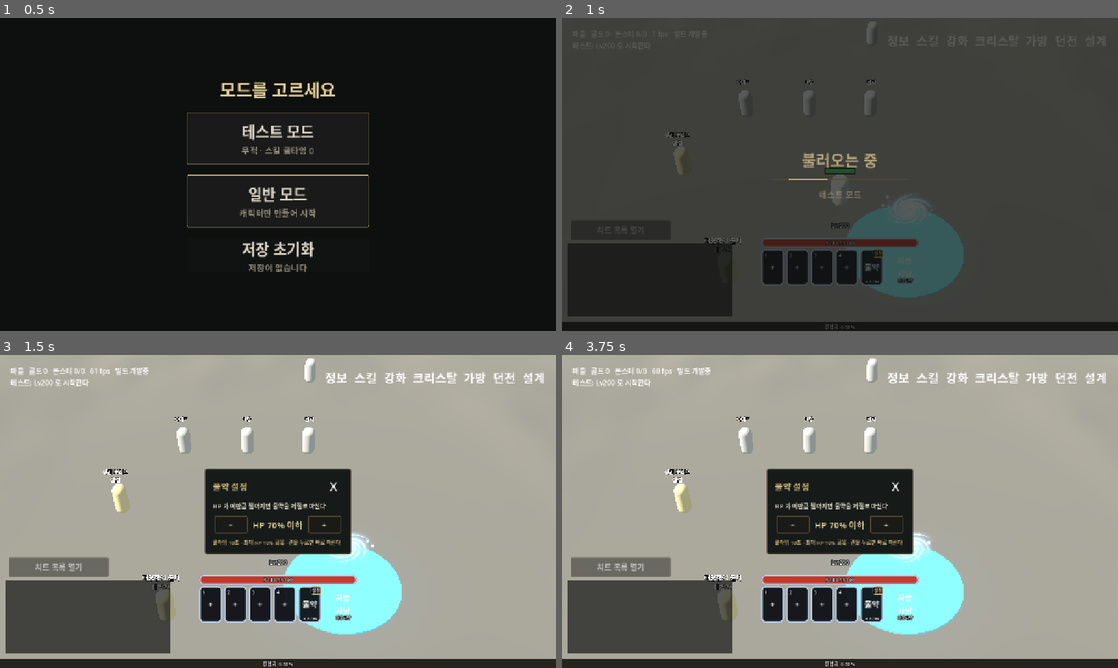
Above: before the commit, frames 1-4 (two rows, left to right).
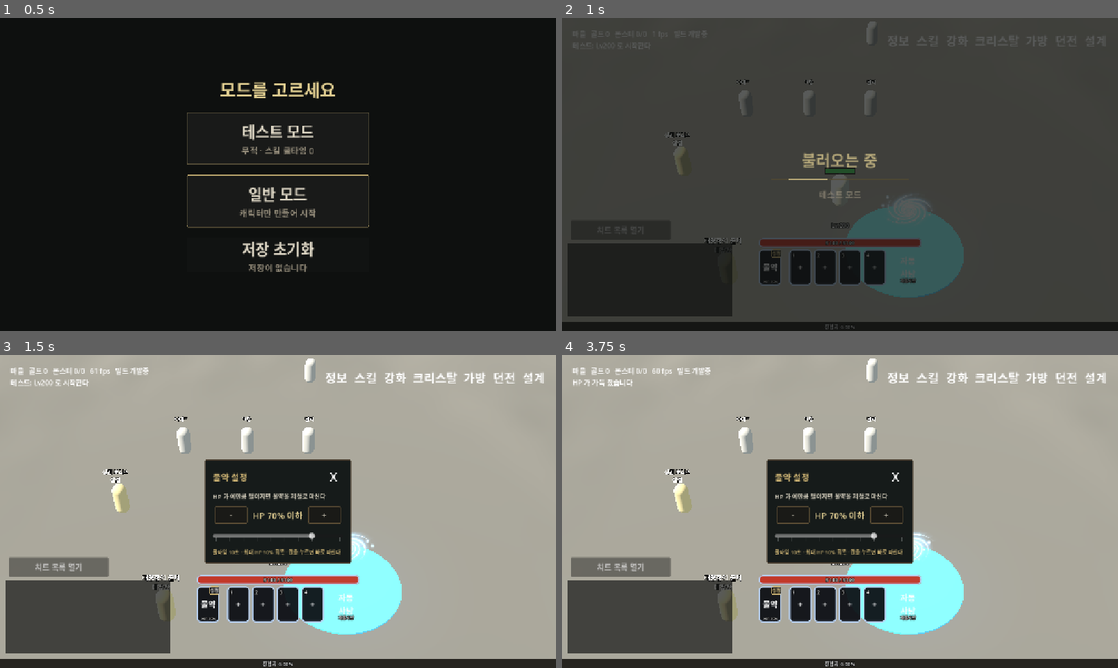
Above: after the commit, the same moments.

Repository: gogoalswo/MMORPG
Game: Godot game, scene res://start.tscn
The game is run twice, just before and just after one commit, with the same random seed, the same clock (stepped at 60 frames per second) and the same inputs.
Inputs (mouse positions are in pixels of both pictures, inside the frame that each line leads up to):
- Up to frame 1 (0.5 s): no input
- Up to frame 2 (1 s): click (840, 136) at 0.52 s
- Up to frame 3 (1.5 s): click "설정" at 1.25 s
- Up to frame 4 (3.75 s): click "−" (after the commit: "-") at 2 s; click "+" at 2.75 s; click (773, 605) at 3.52 s

Frame 1 is identical in both runs. In frame 2, 0.9% of the frame differs, in the area x 35-65%, y 70-86%; in frame 3, 4.9%; in frame 4, 5.1%, in the area x 2-65%, y 7-86%.

Commit message:
물약 칸을 퀵슬롯 왼쪽으로 · 물약 아이콘 · 설정 창 슬라이더 · '-' 단추 글자
- 물약 칸을 퀵슬롯 4칸 왼쪽으로 옮기고 AUTO_GAP 만큼 띄웠다 (스킬 칸으로 안 보이게).
- ui_icon_potion — 바르코로 뽑은 둥근 유리병·코르크·붉은 물약 (아이콘류 틀 + 참고 그림).
- 설정 창에 HSlider(0~90, 10 간격)를 더했다. 판정 값으로 손잡이를 맞춘다.
- 빼기 단추가 U+2212 라 폰트에 없어 빈 단추였다 → ASCII '-'.

Co-Authored-By: Claude Opus 5.5 <noreply@anthropic.com>
Claude-Session: https://claude.ai/code/session_01BKV8KMAajiuHF5YWHdTtAo

Diff:
--- a/godot/game/game.gd
+++ b/godot/game/game.gd
@@ -262,6 +262,7 @@
 ## 물약 설정 창 — 저절로 마실 HP % 를 고른다 (`_potion_step`)
 var _potion_panel: PanelContainer
 var _potion_pct_label: Label
+var _potion_slider: HSlider
 ## 테스트 스위치 단추 — 이름 → Button
 var _switch_buttons: Dictionary = {}
 ## 테스트 무적 단추. 글자는 **스냅샷(me.invincible)** 만 보고 그린다 (자동사냥과 같다)
@@ -2344,6 +2345,7 @@
 	dock.add_theme_constant_override("separation", 5)
 	column.add_child(dock)
 	_bar_buttons.clear()
+	_build_potion_cell(dock)
 	for slot in int(GameData.combat().get("skillBarSize", 4)):
 		var cell := _make_skill_cell(QUICK_CELL, "ui_quick_slot", _on_bar_pressed.bind(slot), QUICK_MARGIN)
 		cell.find_child("key", true, false).text = str(slot + 1)
@@ -2351,13 +2353,95 @@
 		_bar_buttons.append(cell)
 		_bar_cooling.append(false)
 
-	# 물약 — 퀵슬롯 바로 옆 (2026-09-26 요청). 누르면 마시고, 오른쪽 위 "설정" 으로
-	# 저절로 마실 HP % 를 고른다. 쿨타임은 스킬 칸과 같은 어둠·바늘로 돈다 (`_refresh_potion`)
+	# 자동사냥도 같은 칸이다 — 엄지가 퀵슬롯과 같은 높이에서 닿는다 (2026-09-19 요청).
+	# 켜지면 칸 위에서 화살표 고리가 돈다
+	# 퀵슬롯에서 한 뼘 띄운다 — 붙여 두면 다섯 번째 스킬 칸으로 보인다
+	var gap := Control.new()
+	gap.custom_minimum_size = Vector2(AUTO_GAP, 0)
+	gap.mouse_filter = Control.MOUSE_FILTER_IGNORE
+	dock.add_child(gap)
+
+	_auto_cell = _make_skill_cell(AUTO_CELL, "ui_quick_slot", _toggle_auto, QUICK_MARGIN)
+	# **테두리를 없앤다** (2026-09-20 요청) — 같은 테를 두르면 퀵슬롯과 구분이 안 된다
+	_auto_cell.add_theme_stylebox_override("panel", StyleBoxEmpty.new())
+	var auto_icon: TextureRect = _auto_cell.find_child("icon", true, false)
+	auto_icon.texture = _icon("ui_icon_auto")
+	if auto_icon.texture == null:
+		_auto_cell.find_child("text", true, false).text = "자동사냥"
+	var auto_inset: MarginContainer = auto_icon.get_parent()
+	for side in ["left", "right", "top", "bottom"]:
+		auto_inset.add_theme_constant_override("margin_" + side, AUTO_INSET)
+	# "자동"·"켜짐" 을 칸 테두리 위로 올린다 — 금테 칸은 테가 두꺼워 글자가 걸렸다
+	var auto_badge: MarginContainer = _auto_cell.find_child("badge", true, false).get_parent().get_parent()
+	# 칸이 작아진 뒤로는 바닥에 바짝 붙인다 — 가운데로 올라오면 검 손잡이와 겹친다
+	auto_badge.add_theme_constant_override("margin_bottom", 4)
+	dock.add_child(_auto_cell)
+
+	_auto_spin = TextureRect.new()
+	_auto_spin.texture = _icon("ui_auto_spin")
+	_auto_spin.expand_mode = TextureRect.EXPAND_IGNORE_SIZE
+	_auto_spin.stretch_mode = TextureRect.STRETCH_KEEP_ASPECT_CENTERED
+	_auto_spin.visible = false
+	_auto_spin.mouse_filter = Control.MOUSE_FILTER_IGNORE
+	# 고리 그림이 없으면 코드로 그린 화살표 둘이 돈다 — 에셋을 안 받은 사람도 보여야 한다
+	if _auto_spin.texture == null:
+		var drawn := SpinRing.new()
+		drawn.name = "drawn"
+		drawn.mouse_filter = Control.MOUSE_FILTER_IGNORE
+		drawn.set_anchors_preset(Control.PRESET_FULL_RECT)
+		_auto_spin.add_child(drawn)
+	# 고리를 바닥에서 띄운다 — 칸을 꽉 채우면 아래쪽 화살표가 "자동사냥" 글자와 겹친다
+	var spin_pad := MarginContainer.new()
+	spin_pad.mouse_filter = Control.MOUSE_FILTER_IGNORE
+	spin_pad.add_theme_constant_override("margin_bottom", SPIN_LIFT)
+	spin_pad.add_child(_auto_spin)
+	_auto_cell.add_child(spin_pad)
+	# 아이콘 바로 위, 글자 아래로 넣는다 — 맨 뒤에 두면 고리가 글자를 덮는다
+	_auto_cell.move_child(spin_pad, 1)
+
+	column.set_anchors_and_offsets_preset(Control.PRESET_CENTER_BOTTOM, Control.PRESET_MODE_MINSIZE, 16)
+	column.grow_horizontal = Control.GROW_DIRECTION_BOTH
+	column.grow_vertical = Control.GROW_DIRECTION_BEGIN
+
+	var menu := HBoxContainer.new()
+	menu.add_theme_constant_override("separation", 6)
+	_ui_root.add_child(menu)
+
+	# 오른쪽 위 — 스킬·가방. 아이콘만 남기고 글자를 뺐다 (2026-09-19 요청).
+	# 무엇인지는 그림으로 알린다 — 그림이 없으면 글자가 대신 나온다
+	_menu_cells = [
+		# 캐릭터 정보 — 스킬 왼쪽, 메뉴 맨 앞 (2026-09-25 요청 "상세 정보창을 따로 띄우고
+		# 버튼을 만들어"). 아직 그림이 없어 글자로 나온다
+		_icon_button("ui_icon_character", "정보", _toggle_char),
+		_icon_button("ui_icon_skill", "스킬", _toggle_skills),
+		# 강화 — 가방 왼쪽 옆 (2026-09-24 요청 "가방 ui 옆에 강화 ui 버튼 만들어").
+		# 오른쪽 옆은 던전 자리다. 아직 그림이 없어 글자로 나온다
+		_icon_button("ui_icon_enhance", "강화", _toggle_enhance),
+		# 크리스탈 강화 — 가방 바로 왼쪽 (2026-09-24 요청 "크리스탈 사용해서 강화하는 ui도 따로
+		# 버튼을 만들고 싶어. 가방 옆에"). 오른쪽 옆은 던전이라 강화를 한 칸 밀었다.
+		# UI 결 그림(`ui_icon_crystal`)이 아직 없어 가방 아이콘 `crystal.png` 를 쓴다
+		_icon_button("crystal", "크리스탈", _toggle_crystal),
+		_icon_button("ui_icon_bag", "가방", _toggle_bag),
+		# 던전 — 가방 바로 옆 (2026-09-23 요청). 아직 그림이 없어 글자로 나온다
+		_icon_button("ui_icon_dungeon", "던전", _toggle_dungeon),
+		_icon_button("", "설계", _toggle_debug),
+	]
+	for cell in _menu_cells:
+		menu.add_child(cell)
+	menu.set_anchors_and_offsets_preset(Control.PRESET_TOP_RIGHT, Control.PRESET_MODE_MINSIZE, 20)
+	menu.grow_horizontal = Control.GROW_DIRECTION_BEGIN
+
+
+## 물약 칸 — **퀵슬롯 왼쪽** (2026-09-26 요청: 처음엔 오른쪽 옆이었다가 "물약을 퀵슬롯 왼쪽에 두고").
+## 누르면 마시고, 오른쪽 위 "설정" 으로 저절로 마실 HP % 를 고른다. 쿨타임은 스킬 칸과 같은
+## 어둠·바늘로 돈다 (`_refresh_potion`). 퀵슬롯과 `AUTO_GAP` 만큼 띄운다 — 붙이면 다섯 번째
+## 스킬 칸으로 보인다 (자동사냥 칸에서 받은 지적과 같다)
+func _build_potion_cell(dock: HBoxContainer) -> void:
 	_potion_cell = _make_skill_cell(QUICK_CELL, "ui_quick_slot", _drink_potion, QUICK_MARGIN)
 	_potion_cell.name = "potion"
 	var potion_icon: TextureRect = _potion_cell.find_child("icon", true, false)
 	potion_icon.texture = _icon("ui_icon_potion")
-	# 아직 그림이 없어 글자로 나온다
+	# 그림을 안 받은 사람에게는 글자로 나온다
 	if potion_icon.texture == null:
 		_potion_cell.find_child("text", true, false).text = "물약"
 	# 칸의 누름(hit)보다 **뒤에** 얹어야 이 단추가 먼저 눌린다
@@ -2382,83 +2466,10 @@
 	_potion_cell.add_child(setting)
 	dock.add_child(_potion_cell)
 
-	# 자동사냥도 같은 칸이다 — 엄지가 퀵슬롯과 같은 높이에서 닿는다 (2026-09-19 요청).
-	# 켜지면 칸 위에서 화살표 고리가 돈다
-	# 퀵슬롯에서 한 뼘 띄운다 — 붙여 두면 다섯 번째 스킬 칸으로 보인다
 	var gap := Control.new()
 	gap.custom_minimum_size = Vector2(AUTO_GAP, 0)
 	gap.mouse_filter = Control.MOUSE_FILTER_IGNORE
 	dock.add_child(gap)
-
-	_auto_cell = _make_skill_cell(AUTO_CELL, "ui_quick_slot", _toggle_auto, QUICK_MARGIN)
-	# **테두리를 없앤다** (2026-09-20 요청) — 같은 테를 두르면 퀵슬롯과 구분이 안 된다
-	_auto_cell.add_theme_stylebox_override("panel", StyleBoxEmpty.new())
-	var auto_icon: TextureRect = _auto_cell.find_child("icon", true, false)
-	auto_icon.texture = _icon("ui_icon_auto")
-	if auto_icon.texture == null:
-		_auto_cell.find_child("text", true, false).text = "자동사냥"
-	var auto_inset: MarginContainer = auto_icon.get_parent()
-	for side in ["left", "right", "top", "bottom"]:
-		auto_inset.add_theme_constant_override("margin_" + side, AUTO_INSET)
-	# "자동"·"켜짐" 을 칸 테두리 위로 올린다 — 금테 칸은 테가 두꺼워 글자가 걸렸다
-	var auto_badge: MarginContainer = _auto_cell.find_child("badge", true, false).get_parent().get_parent()
-	# 칸이 작아진 뒤로는 바닥에 바짝 붙인다 — 가운데로 올라오면 검 손잡이와 겹친다
-	auto_badge.add_theme_constant_override("margin_bottom", 4)
-	dock.add_child(_auto_cell)
-
-	_auto_spin = TextureRect.new()
-	_auto_spin.texture = _icon("ui_auto_spin")
-	_auto_spin.expand_mode = TextureRect.EXPAND_IGNORE_SIZE
-	_auto_spin.stretch_mode = TextureRect.STRETCH_KEEP_ASPECT_CENTERED
-	_auto_spin.visible = false
-	_auto_spin.mouse_filter = Control.MOUSE_FILTER_IGNORE
-	# 고리 그림이 없으면 코드로 그린 화살표 둘이 돈다 — 에셋을 안 받은 사람도 보여야 한다
-	if _auto_spin.texture == null:
-		var drawn := SpinRing.new()
-		drawn.name = "drawn"
-		drawn.mouse_filter = Control.MOUSE_FILTER_IGNORE
-		drawn.set_anchors_preset(Control.PRESET_FULL_RECT)
-		_auto_spin.add_child(drawn)
-	# 고리를 바닥에서 띄운다 — 칸을 꽉 채우면 아래쪽 화살표가 "자동사냥" 글자와 겹친다
-	var spin_pad := MarginContainer.new()
-	spin_pad.mouse_filter = Control.MOUSE_FILTER_IGNORE
-	spin_pad.add_theme_constant_override("margin_bottom", SPIN_LIFT)
-	spin_pad.add_child(_auto_spin)
-	_auto_cell.add_child(spin_pad)
-	# 아이콘 바로 위, 글자 아래로 넣는다 — 맨 뒤에 두면 고리가 글자를 덮는다
-	_auto_cell.move_child(spin_pad, 1)
-
-	column.set_anchors_and_offsets_preset(Control.PRESET_CENTER_BOTTOM, Control.PRESET_MODE_MINSIZE, 16)
-	column.grow_horizontal = Control.GROW_DIRECTION_BOTH
-	column.grow_vertical = Control.GROW_DIRECTION_BEGIN
-
-	var menu := HBoxContainer.new()
-	menu.add_theme_constant_override("separation", 6)
-	_ui_root.add_child(menu)
-
-	# 오른쪽 위 — 스킬·가방. 아이콘만 남기고 글자를 뺐다 (2026-09-19 요청).
-	# 무엇인지는 그림으로 알린다 — 그림이 없으면 글자가 대신 나온다
-	_menu_cells = [
-		# 캐릭터 정보 — 스킬 왼쪽, 메뉴 맨 앞 (2026-09-25 요청 "상세 정보창을 따로 띄우고
-		# 버튼을 만들어"). 아직 그림이 없어 글자로 나온다
-		_icon_button("ui_icon_character", "정보", _toggle_char),
-		_icon_button("ui_icon_skill", "스킬", _toggle_skills),
-		# 강화 — 가방 왼쪽 옆 (2026-09-24 요청 "가방 ui 옆에 강화 ui 버튼 만들어").
-		# 오른쪽 옆은 던전 자리다. 아직 그림이 없어 글자로 나온다
-		_icon_button("ui_icon_enhance", "강화", _toggle_enhance),
-		# 크리스탈 강화 — 가방 바로 왼쪽 (2026-09-24 요청 "크리스탈 사용해서 강화하는 ui도 따로
-		# 버튼을 만들고 싶어. 가방 옆에"). 오른쪽 옆은 던전이라 강화를 한 칸 밀었다.
-		# UI 결 그림(`ui_icon_crystal`)이 아직 없어 가방 아이콘 `crystal.png` 를 쓴다
-		_icon_button("crystal", "크리스탈", _toggle_crystal),
-		_icon_button("ui_icon_bag", "가방", _toggle_bag),
-		# 던전 — 가방 바로 옆 (2026-09-23 요청). 아직 그림이 없어 글자로 나온다
-		_icon_button("ui_icon_dungeon", "던전", _toggle_dungeon),
-		_icon_button("", "설계", _toggle_debug),
-	]
-	for cell in _menu_cells:
-		menu.add_child(cell)
-	menu.set_anchors_and_offsets_preset(Control.PRESET_TOP_RIGHT, Control.PRESET_MODE_MINSIZE, 20)
-	menu.grow_horizontal = Control.GROW_DIRECTION_BEGIN
 
 
 ## 스킬 칸 하나 — 퀵슬롯·창 안 장착 칸·목록 칸·설명 쪽 큰 아이콘이 전부 이것이다.
@@ -4456,6 +4467,8 @@
 	_potion_cell.find_child("badge", true, false).text = "HP %d%%" % pct if pct > 0 else "자동 끔"
 	if _potion_panel.visible:
 		_potion_pct_label.text = "HP %d%% 이하" % pct if pct > 0 else "자동 끔"
+		# 신호 없이 옮긴다 — 신호를 내면 받은 값을 다시 보내는 되먹임이 된다
+		_potion_slider.set_value_no_signal(pct)
 
 
 func _drink_potion() -> void:
@@ -4484,7 +4497,8 @@
 	row.alignment = BoxContainer.ALIGNMENT_CENTER
 	row.add_theme_constant_override("separation", 12)
 	side.add_child(row)
-	var down := _inv_button("−", _potion_step.bind(-1))
+	# ASCII "-" 다 — 빼기 기호(U+2212)는 한글 폰트 부분집합에 없어 **빈 단추로 나왔다** (2026-09-26 지적)
+	var down := _inv_button("-", _potion_step.bind(-1))
 	down.name = "potion_down"
 	row.add_child(down)
 	_potion_pct_label = _inv_label("", 20, INV_GOLD_HI)
@@ -4494,6 +4508,21 @@
 	var up := _inv_button("+", _potion_step.bind(1))
 	up.name = "potion_up"
 	row.add_child(up)
+
+	# 슬라이더로도 고른다 (2026-09-26 요청). 끌면 칸(10%p)마다 판정에 보내고,
+	# 판정이 자른 값이 스냅샷으로 돌아오면 `_refresh_potion` 이 손잡이를 거기 맞춘다
+	_potion_slider = HSlider.new()
+	_potion_slider.name = "potion_slider"
+	_potion_slider.min_value = 0
+	_potion_slider.max_value = int(GameData.combat().get("potionAutoMax", 90))
+	_potion_slider.step = int(GameData.combat().get("potionAutoStep", 10))
+	_potion_slider.tick_count = int(_potion_slider.max_value / _potion_slider.step) + 1
+	_potion_slider.ticks_on_borders = true
+	_potion_slider.custom_minimum_size = Vector2(0, 32)
+	_potion_slider.value_changed.connect(
+		func(value: float) -> void: _transport.send(&"potionPct", {"pct": roundi(value)})
+	)
+	side.add_child(_potion_slider)
 
 	var rules := GameData.combat()
 	side.add_child(_inv_label(
--- a/godot/tests/ui_test.gd
+++ b/godot/tests/ui_test.gd
@@ -295,13 +295,15 @@
 	game._transport.send(&"potionPct", {"pct": int(GameData.combat().get("potionAutoDefault", 50))})
 	await process_frame
 	var cell: Control = game._potion_cell
-	var last: Rect2 = game._bar_buttons[game._bar_buttons.size() - 1].get_global_rect()
+	# 퀵슬롯 **왼쪽**, 한 뼘(`AUTO_GAP`) 띄워서 (2026-09-26 요청)
+	var first: Rect2 = game._bar_buttons[0].get_global_rect()
 	var rect := cell.get_global_rect()
-	if absf(rect.get_center().y - last.get_center().y) > 2.0 or rect.position.x < last.end.x \
-			or rect.position.x - last.end.x > 12.0:
-		_fail("물약 칸이 퀵슬롯 바로 옆이 아니다: 물약 %s · 마지막 퀵슬롯 %s" % [rect, last])
-	if rect.end.x > game._auto_cell.get_global_rect().position.x:
-		_fail("물약 칸이 자동사냥 칸과 겹친다")
+	if absf(rect.get_center().y - first.get_center().y) > 2.0 or rect.end.x > first.position.x \
+			or first.position.x - rect.end.x > 20.0:
+		_fail("물약 칸이 퀵슬롯 바로 왼쪽이 아니다: 물약 %s · 첫 퀵슬롯 %s" % [rect, first])
+	var icon: TextureRect = cell.find_child("icon", true, false)
+	if icon.texture == null:
+		_fail("물약 아이콘이 없다 — npm run sync:godot 을 돌렸나")
 	var badge: Label = cell.find_child("badge", true, false)
 	if badge.text != "HP %d%%" % int(me.potion_pct):
 		_fail("물약 배지가 '%s' 다" % badge.text)
@@ -320,8 +322,25 @@
 	await process_frame
 	if int(me.potion_pct) != start + 10 or game._potion_pct_label.text != "HP %d%% 이하" % (start + 10):
 		_fail("+ 를 눌렀는데 기준 %d · 글자 '%s'" % [int(me.potion_pct), game._potion_pct_label.text])
+	# "-" 단추 글자가 폰트에 있어야 한다 — 빼기 기호(U+2212)는 없어서 빈 단추였다
+	var down: Button = panel.find_child("potion_down", true, false)
+	var font: Font = down.get_theme_font("font")
+	for ch in down.text:
+		if not font.has_char(ch.unicode_at(0)):
+			_fail("- 단추 글자 '%s' 가 폰트에 없다" % down.text)
+	# 슬라이더로 고른다 — 끈 값이 판정을 거쳐 글자로, 판정 값이 손잡이로 돌아온다
+	var slider: HSlider = panel.find_child("potion_slider", true, false)
+	slider.value = 40
+	await process_frame
+	await process_frame
+	if int(me.potion_pct) != 40 or game._potion_pct_label.text != "HP 40% 이하":
+		_fail("슬라이더를 40 에 두었는데 기준 %d · 글자 '%s'" % [int(me.potion_pct), game._potion_pct_label.text])
+	panel.find_child("potion_up", true, false).pressed.emit()
+	await process_frame
+	if slider.value != 50.0:
+		_fail("+ 로 50 이 됐는데 손잡이가 %s 에 있다" % slider.value)
 	for i in 12:
-		panel.find_child("potion_down", true, false).pressed.emit()
+		down.pressed.emit()
 		await process_frame
 	if int(me.potion_pct) != 0 or badge.text != "자동 끔":
 		_fail("끝까지 내렸는데 기준 %d · 배지 '%s'" % [int(me.potion_pct), badge.text])
@@ -394,7 +413,9 @@
 		_fail("체력 막대가 퀵슬롯 바로 위가 아니다: 막대 %s · 퀵슬롯 %s" % [hp_rect, quick])
 	if absf(hp_rect.get_center().x - screen.x / 2.0) > 2.0:
 		_fail("체력 막대가 화면 가운데가 아니다: %s" % hp_rect)
-	if absf(hp_rect.size.x - float(game._auto_cell.get_global_rect().end.x - quick.position.x)) > 6.0:
+	# 줄은 물약 칸(맨 왼쪽)에서 자동사냥 칸(맨 오른쪽)까지다
+	var row_left: float = game._potion_cell.get_global_rect().position.x
+	if absf(hp_rect.size.x - float(game._auto_cell.get_global_rect().end.x - row_left)) > 6.0:
 		_fail("체력 막대가 퀵슬롯 줄과 길이가 다르다 (%.0f)" % hp_rect.size.x)
 	if badge.end.y > hp_rect.position.y or badge.position.y < 0.0:
 		_fail("레벨 배지가 막대 위에 안 올라갔다: %s" % badge)
@@ -1392,7 +1413,8 @@
 	var last: Rect2 = quick[3].get_global_rect()
 	# 자동사냥 칸까지 **다섯 칸 한 줄**이 아래 가운데다 (2026-09-19 요청)
 	var auto_rect: Rect2 = game._auto_cell.get_global_rect()
-	var middle := (first.position.x + auto_rect.end.x) / 2.0
+	# 묶음은 물약 칸(맨 왼쪽)부터 자동사냥 칸까지다 (2026-09-26 에 물약이 왼쪽으로 왔다)
+	var middle: float = (game._potion_cell.get_global_rect().position.x + auto_rect.end.x) / 2.0
 	if absf(middle - screen.x / 2.0) > 2.0 or last.end.y > screen.y or last.end.y < screen.y - 60:
 		_fail("퀵슬롯이 아래 가운데가 아니다: %s ~ %s" % [first, last])
 	if last.intersects(auto_rect):
Not shown, changed: docs/features/hud.md
Not shown, added: public/assets/icons/ui_icon_potion.png
Not shown, changed: scripts/fetch-assets.sh
Not shown, changed: scripts/sync-godot-assets.mjs
